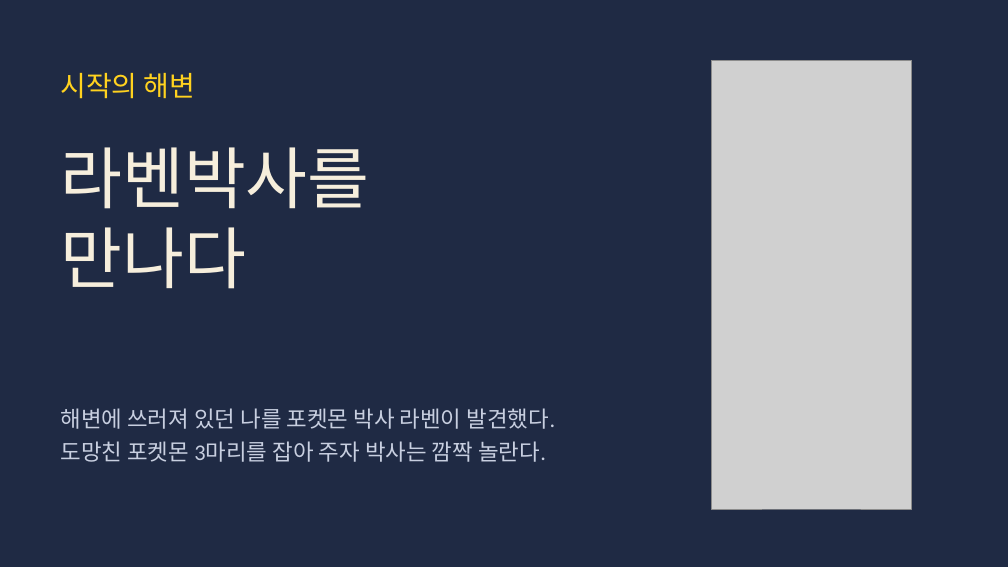
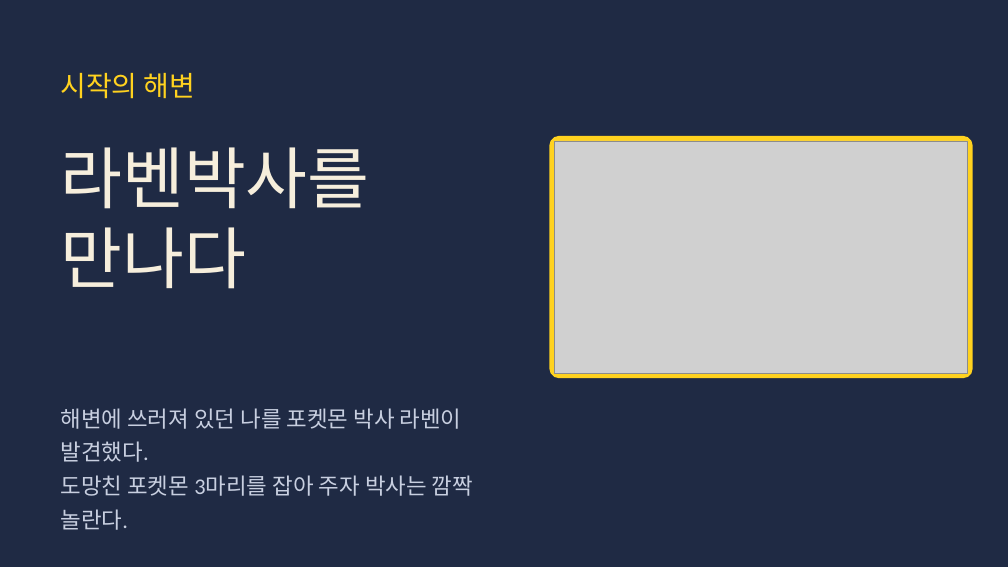
Before and after one commit to choivoo/-, a slide deck: slide 3 of 레전드_히스이_대모험_주거와도시.pptx. Drawn at 1008x567 pixels with LibreOffice and Linux fonts; fonts in the diff are those of the drawing; grey boxes stand for pictures. Boxes give left, top, right and bottom in pixels: in the first picture for what was removed or moved away, otherwise in the second. Text is boxed around its words. In the diff, an @@ line names an element or a change of style, - is before the commit and + after.

```diff
--- a/레전드_히스이_대모험_주거와도시.pptx
+++ b/레전드_히스이_대모험_주거와도시.pptx
@@ picture removed at bbox=[711, 60, 912, 509] @@
@@ rounded rectangle added at bbox=[549, 136, 973, 379], fill #FFD21F @@
@@ picture added at bbox=[554, 141, 968, 373] @@
@@ text at bbox=[60, 408, 473, 496]: text changed @@
-해변에 쓰러져 있던 나를 포켓몬 박사 라벤이 발견했다.
-도망친 포켓몬 3마리를 잡아 주자 박사는 깜짝 놀란다.
+해변에 쓰러져 있던 나를 포켓몬 박사 라벤이
+발견했다.
+도망친 포켓몬 3마리를 잡아 주자 박사는 깜짝
+놀란다.
```
Also in this commit, not shown: 3 other slides changed.
